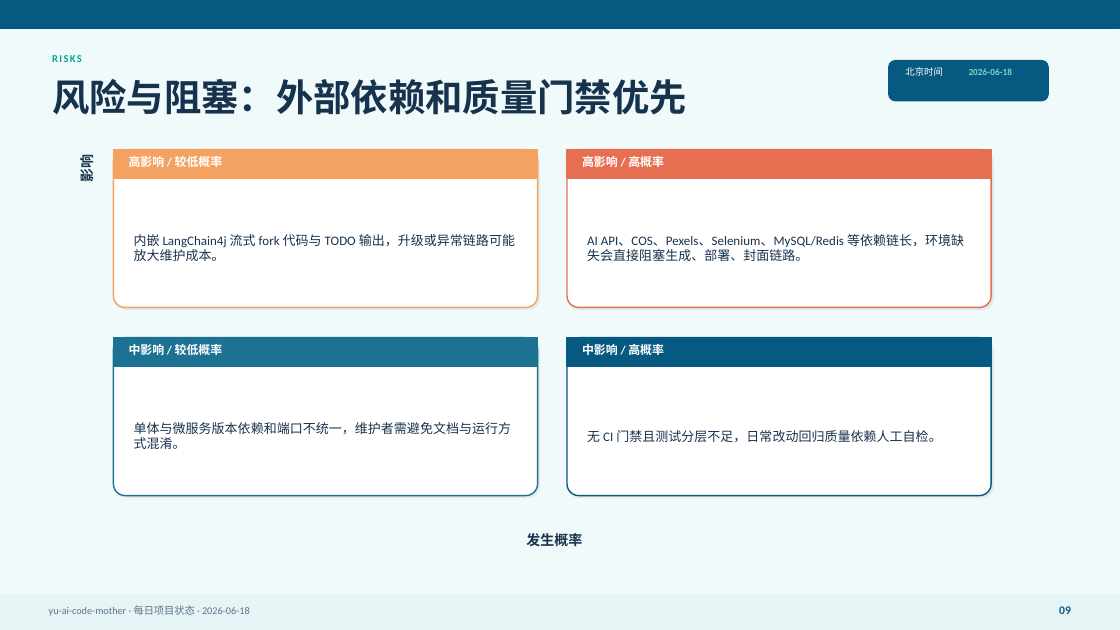
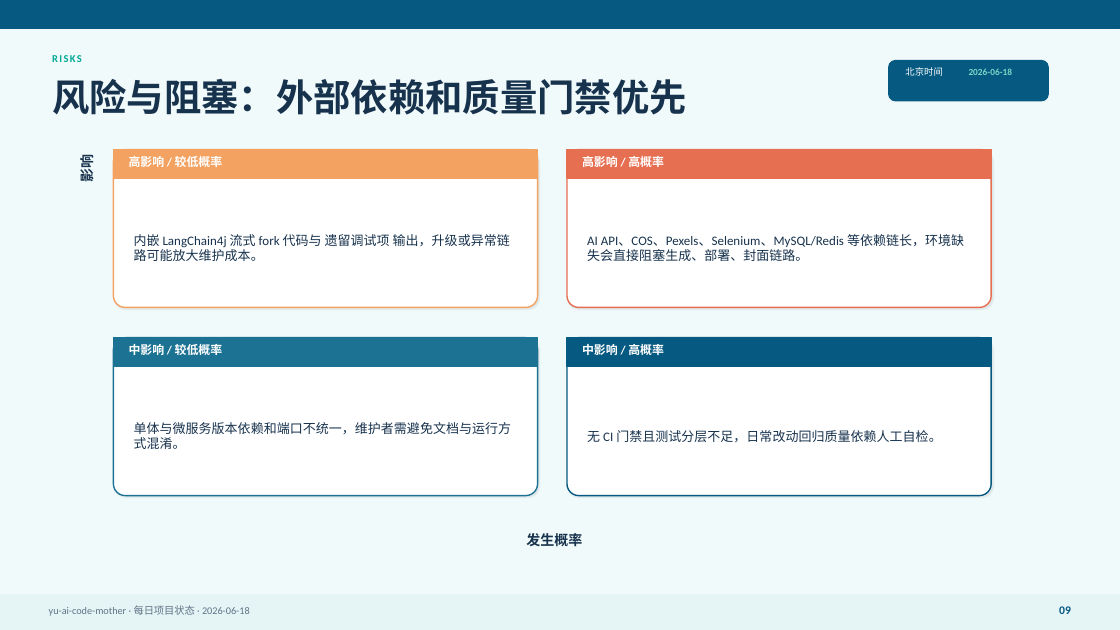
Before and after one commit to liyupi/yu-ai-code-mother, a slide deck: slide 9 of docs/reports/project-status-2026-06-18.pptx. Drawn at 1120x630 pixels with LibreOffice and Linux fonts; fonts in the diff are those of the drawing. Boxes give left, top, right and bottom in pixels: in the first picture for what was removed or moved away, otherwise in the second. Text is boxed around its words. In the diff, an @@ line names an element or a change of style, - is before the commit and + after.

```diff
--- a/docs/reports/project-status-2026-06-18.pptx
+++ b/docs/reports/project-status-2026-06-18.pptx
@@ text at [134, 234, 510, 261]: text changed @@
-内嵌 LangChain4j 流式 fork 代码与 TODO 输出，升级或异常链路可能放大维护成本。
+内嵌 LangChain4j 流式 fork 代码与 遗留调试项 输出，升级或异常链路可能放大维护成本。
```
